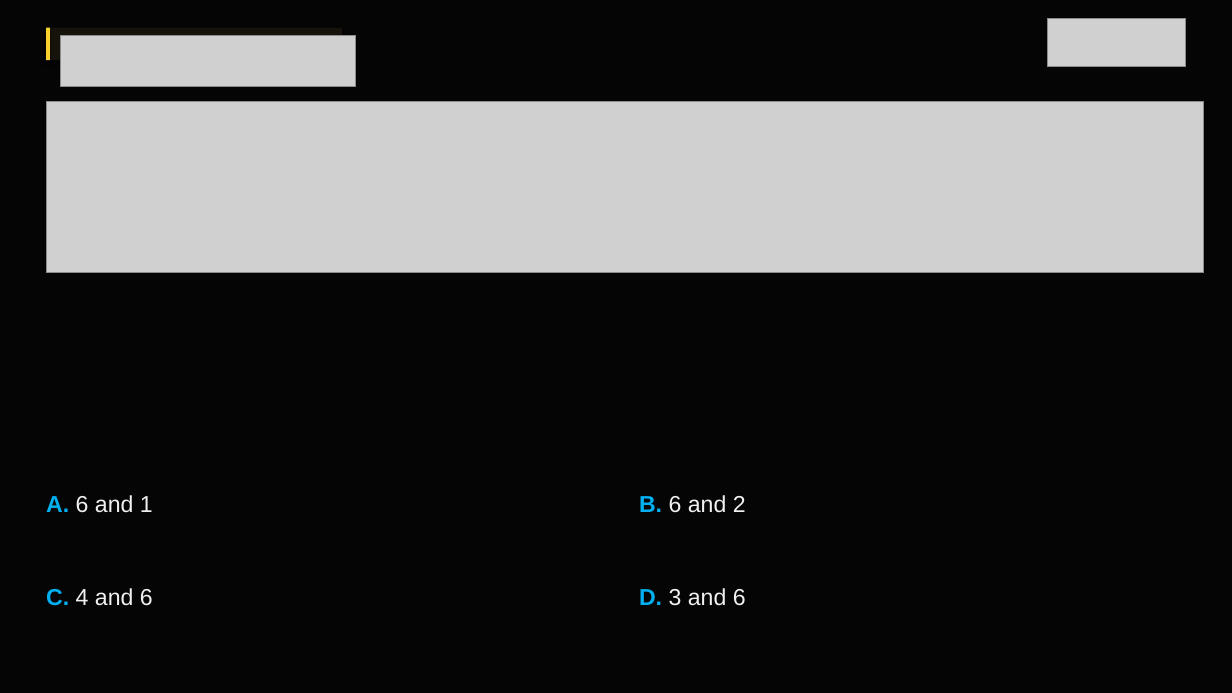
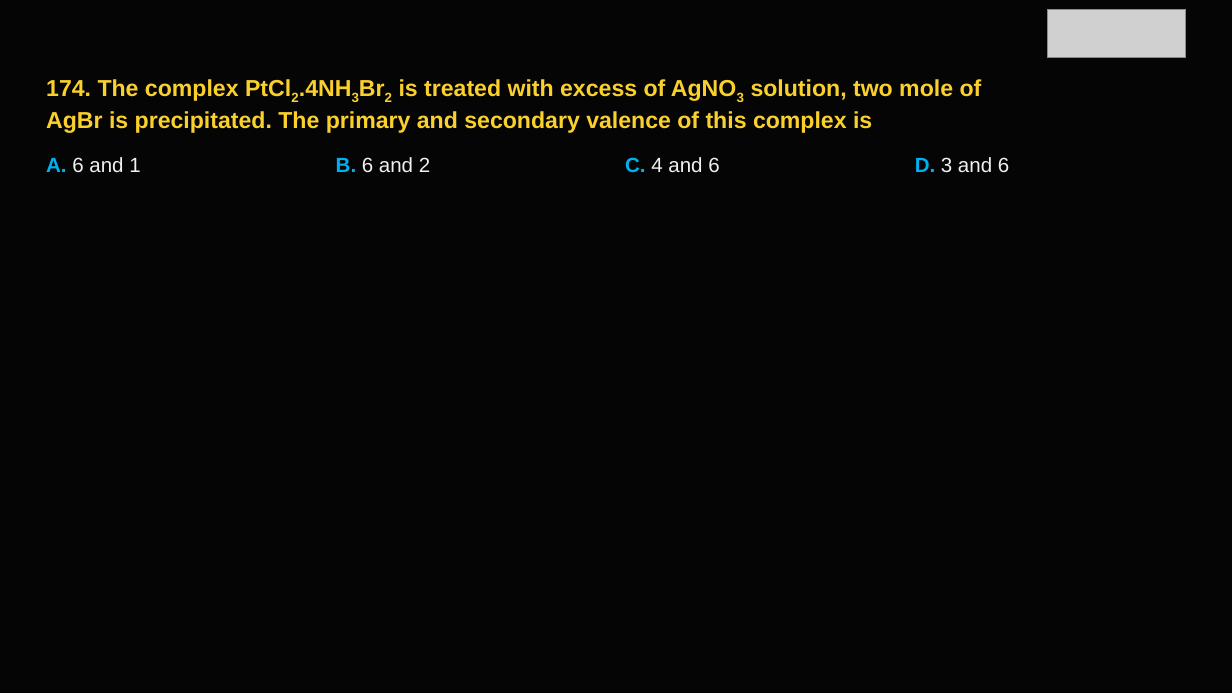
Before and after one commit to lekhan-03/PDFtoSLIDES, a slide deck: slide 176 of data/outputs/chemistry_v4.pptx (slide 181 before the commit). Drawn at 1232x693 pixels with LibreOffice and Linux fonts; fonts in the diff are those of the drawing; grey boxes stand for pictures. Boxes give left, top, right and bottom in pixels: in the first picture for what was removed or moved away, otherwise in the second. Text is boxed around its words. In the diff, an @@ line names an element or a change of style, - is before the commit and + after.

```diff
--- a/data/outputs/chemistry_v4.pptx
+++ b/data/outputs/chemistry_v4.pptx
@@ rectangle removed at [46, 28, 342, 60] @@
@@ rectangle removed at [46, 28, 50, 60] @@
@@ picture: place and size @@
-picture at [1047, 18, 1186, 67]
+picture at [1047, 9, 1186, 57]
@@ picture removed at [60, 35, 356, 86] @@
@@ text added at [46, 79, 982, 133], 18 pt, text #FAD02C, bold @@
+174. The complex PtCl2.4NH3Br2 is treated with excess of AgNO3 solution, two mole of
+AgBr is precipitated. The primary and secondary valence of this complex is
@@ picture removed at [46, 102, 1204, 273] @@
@@ text "A. 6 and 1": place and size @@
-text "A. 6 and 1" at [46, 495, 153, 513]
+text "A. 6 and 1" at [46, 157, 140, 173]
@@ text "B. 6 and 2": place and size @@
-text "B. 6 and 2" at [639, 495, 746, 513]
+text "B. 6 and 2" at [336, 157, 430, 173]
@@ text "C. 4 and 6": place and size @@
-text "C. 4 and 6" at [46, 588, 153, 606]
+text "C. 4 and 6" at [625, 157, 719, 173]
@@ size 18 to 16 pt in 4 elements at [46, 157, 140, 173], [336, 157, 430, 173], [625, 157, 719, 173], [915, 157, 1009, 173] @@
@@ text "D. 3 and 6": place and size @@
-text "D. 3 and 6" at [639, 588, 746, 606]
+text "D. 3 and 6" at [915, 157, 1009, 173]
```
Also in this commit, not shown: 165 other slides changed, 40 slides added, 38 slides removed, 13 other files.
